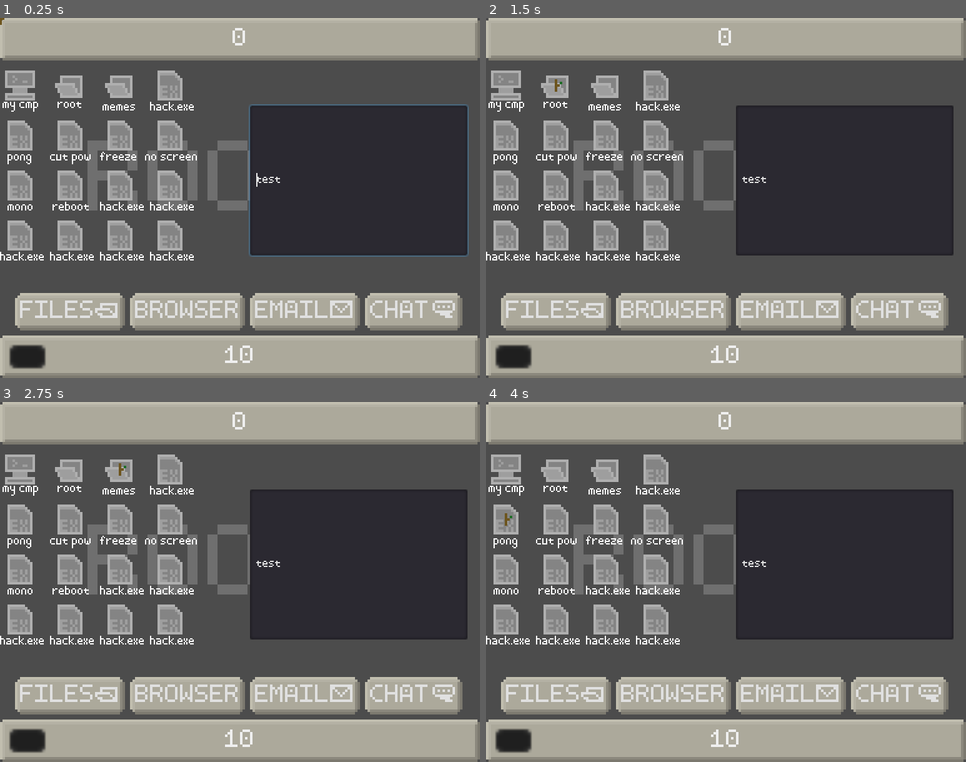
Above: before the commit, frames 1-4 (two rows, left to right).
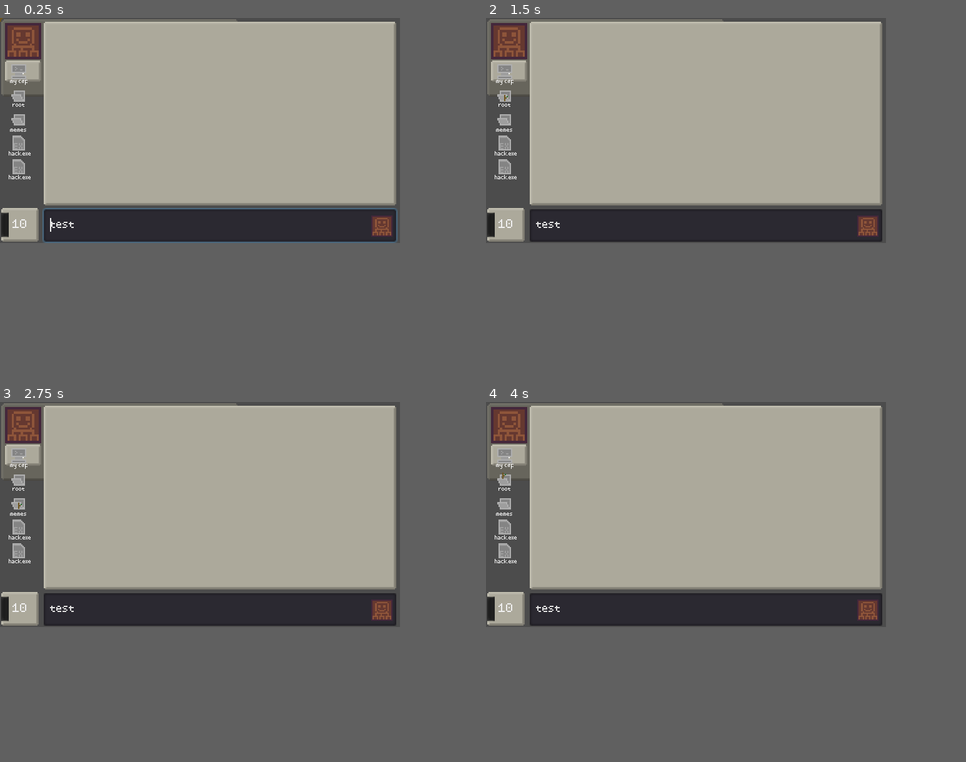
Above: after the commit, the same moments.

Repository: roushk/GlobalGameJam2023_Root
Game: Godot game, scene res://scenes/Computer.tscn
Two runs of this game, one before a commit and one after it. Both use one fixed random seed, a clock stepped at 60 frames per second and the inputs below.
Inputs (mouse positions are in pixels of both pictures, inside the frame that each line leads up to):
- Up to frame 1 (0.25 s): no input
- Up to frame 2 (1.5 s): click "my cmp" at 0.5 s; click "root" at 1.25 s
- Up to frame 3 (2.75 s): click "memes" at 2 s
- Up to frame 4 (4 s): click "hack.exe" at 2.75 s; click (505, 520) at 3.5 s, where only the run before the commit has a clickable "pong"
In our replay, the window is 768x576 before the commit and 640x360 after it. These sizes can differ from the game's own. Grey fills any space a smaller window leaves; there, only what the larger window draws over its background counts as a difference.

The runs differ from the first frame. In frame 1, 69% of the frame differs, in the area x 0-100%, y 0-100%; in frame 2, 69%; in frame 3, 69%; in frame 4, 69%.

Commit message:
Added Minigame.
Updated project for Terminal
Updated terminal
Updated rootfont

Diff:
--- a/RootTheme.tres
+++ b/RootTheme.tres
@@ -30,6 +30,14 @@
 Label/constants/shadow_offset_y = 1
 Label/fonts/font = ExtResource( 1 )
 Label/styles/normal = null
+LineEdit/colors/clear_button_color = Color( 0.88, 0.88, 0.88, 1 )
+LineEdit/colors/clear_button_color_pressed = Color( 1, 1, 1, 1 )
+LineEdit/colors/cursor_color = Color( 0.94, 0.94, 0.94, 1 )
+LineEdit/colors/font_color = Color( 0.88, 0.88, 0.88, 1 )
+LineEdit/colors/font_color_selected = Color( 0, 0, 0, 1 )
+LineEdit/colors/font_color_uneditable = Color( 0.88, 0.88, 0.88, 0.5 )
+LineEdit/colors/selection_color = Color( 0.49, 0.49, 0.49, 1 )
+LineEdit/icons/clear = null
 MarginContainer/constants/margin_bottom = 0
 MarginContainer/constants/margin_left = 0
 MarginContainer/constants/margin_right = 0
@@ -76,3 +84,4 @@
 TextEdit/styles/focus = null
 TextEdit/styles/normal = null
 TextEdit/styles/read_only = null
+VBoxContainer/constants/separation = -1
--- a/project.godot
+++ b/project.godot
@@ -16,8 +16,8 @@
 
 [display]
 
-window/size/width=192
-window/size/height=144
+window/size/width=320
+window/size/height=180
 window/size/test_width=1920
 window/size/test_height=1080
 window/stretch/mode="2d"
--- a/scenes/Computer.tscn
+++ b/scenes/Computer.tscn
@@ -1,12 +1,15 @@
-[gd_scene load_steps=8 format=2]
+[gd_scene load_steps=11 format=2]
 
 [ext_resource path="res://assets/import/UI/DesktopIcons/FolderIcon.png" type="Texture" id=1]
 [ext_resource path="res://assets/import/UI/DesktopIcons/ComputerIcon.png" type="Texture" id=2]
 [ext_resource path="res://assets/import/UI/DesktopIcons/FileIcon.png" type="Texture" id=3]
+[ext_resource path="res://assets/import/UI_Test.png" type="Texture" id=4]
 [ext_resource path="res://RootTheme.tres" type="Theme" id=5]
 [ext_resource path="res://assets/import/Mouse.png" type="Texture" id=6]
 [ext_resource path="res://scripts/Mouse.gd" type="Script" id=7]
+[ext_resource path="res://assets/import/UI/TanButton9Rect_Disabled.png" type="Texture" id=8]
 [ext_resource path="res://scenes/Terminal.tscn" type="PackedScene" id=9]
+[ext_resource path="res://scenes/Minigame.tscn" type="PackedScene" id=10]
 
 [node name="Node" type="Node"]
 pause_mode = 2
@@ -35,11 +38,11 @@
 modulate = Color( 1, 1, 1, 0.196078 )
 anchor_right = 1.0
 anchor_bottom = 1.0
-margin_left = 35.0
-margin_top = 45.0
-margin_right = -125.0
-margin_bottom = -89.0
-rect_scale = Vector2( 4, 4 )
+margin_left = 64.0
+margin_top = 64.0
+margin_right = -224.0
+margin_bottom = -105.0
+rect_scale = Vector2( 6, 6 )
 meta_underlined = false
 text = "ROOT:/"
 scroll_active = false
@@ -52,37 +55,62 @@
 "_edit_lock_": true
 }
 
-[node name="EnemyHealthUI" type="ProgressBar" parent="Root"]
-anchor_right = 1.0
-margin_bottom = 17.0
+[node name="EnemyPanel" type="NinePatchRect" parent="Root"]
+anchor_right = 0.7
+anchor_bottom = 0.4
+margin_right = -32.0
+margin_bottom = -8.0
+texture = ExtResource( 8 )
+patch_margin_left = 4
+patch_margin_top = 4
+patch_margin_right = 4
+patch_margin_bottom = 4
+
+[node name="EnemyHealthUI" type="ProgressBar" parent="Root/EnemyPanel"]
+anchor_right = 1.0
+margin_left = 4.0
+margin_top = 34.0
+margin_right = -159.0
+margin_bottom = 51.0
+
+[node name="TextureRect" type="TextureRect" parent="Root/EnemyPanel"]
+margin_left = 4.0
+margin_top = 4.0
+margin_right = 33.0
+margin_bottom = 33.0
+rect_pivot_offset = Vector2( 151, 92 )
+texture = ExtResource( 4 )
+expand = true
+
+[node name="RichTextLabel" type="RichTextLabel" parent="Root/EnemyPanel"]
+margin_left = 37.0
+margin_top = 3.0
+margin_right = 135.0
+margin_bottom = 50.0
+text = "I am sending over the PAYLOAD... uhh"
 
 [node name="PlayerHealthUI" type="ProgressBar" parent="Root"]
 anchor_right = 1.0
-margin_top = 127.0
-margin_bottom = 144.0
+margin_left = 1.0
+margin_top = 152.0
+margin_right = -289.0
+margin_bottom = 179.0
 value = 10.0
 
-[node name="DesktopRefRect" type="ReferenceRect" parent="Root"]
-anchor_right = 1.0
-anchor_bottom = 1.0
-margin_top = 19.0
-margin_bottom = -36.0
-__meta__ = {
-"_edit_lock_": true
-}
-
-[node name="DesktopIcons" type="GridContainer" parent="Root/DesktopRefRect"]
-anchor_right = 1.0
-anchor_bottom = 0.8
-margin_bottom = 3.2
-columns = 4
-
-[node name="MyComputer" type="TextureButton" parent="Root/DesktopRefRect/DesktopIcons"]
-margin_right = 16.0
-margin_bottom = 16.0
+[node name="VBoxContainer" type="VBoxContainer" parent="Root"]
+margin_left = 7.0
+margin_top = 35.0
+margin_right = 23.0
+margin_bottom = 122.0
+alignment = 2
+
+[node name="MyComputer" type="TextureButton" parent="Root/VBoxContainer"]
+margin_right = 16.0
+margin_bottom = 20.0
+rect_min_size = Vector2( 0, 20 )
 texture_normal = ExtResource( 2 )
 
-[node name="RichTextLabel" type="RichTextLabel" parent="Root/DesktopRefRect/DesktopIcons/MyComputer"]
+[node name="RichTextLabel" type="RichTextLabel" parent="Root/VBoxContainer/MyComputer"]
 anchor_right = 1.0
 anchor_bottom = 1.0
 margin_left = 1.0
@@ -93,13 +121,14 @@
 text = "my cmp"
 scroll_active = false
 
-[node name="root" type="TextureButton" parent="Root/DesktopRefRect/DesktopIcons"]
-margin_left = 20.0
-margin_right = 36.0
-margin_bottom = 16.0
+[node name="root" type="TextureButton" parent="Root/VBoxContainer"]
+margin_top = 19.0
+margin_right = 16.0
+margin_bottom = 39.0
+rect_min_size = Vector2( 0, 20 )
 texture_normal = ExtResource( 1 )
 
-[node name="RichTextLabel2" type="RichTextLabel" parent="Root/DesktopRefRect/DesktopIcons/root"]
+[node name="RichTextLabel2" type="RichTextLabel" parent="Root/VBoxContainer/root"]
 anchor_right = 1.0
 anchor_bottom = 1.0
 margin_left = 3.0
@@ -110,13 +139,14 @@
 text = "root"
 scroll_active = false
 
-[node name="memes" type="TextureButton" parent="Root/DesktopRefRect/DesktopIcons"]
-margin_left = 40.0
-margin_right = 56.0
-margin_bottom = 16.0
+[node name="memes" type="TextureButton" parent="Root/VBoxContainer"]
+margin_top = 38.0
+margin_right = 16.0
+margin_bottom = 58.0
+rect_min_size = Vector2( 0, 20 )
 texture_normal = ExtResource( 1 )
 
-[node name="RichTextLabel2" type="RichTextLabel" parent="Root/DesktopRefRect/DesktopIcons/memes"]
+[node name="RichTextLabel2" type="RichTextLabel" parent="Root/VBoxContainer/memes"]
 anchor_right = 1.0
 anchor_bottom = 1.0
 margin_left = 0.5
@@ -127,13 +157,14 @@
 text = "memes"
 scroll_active = false
 
-[node name="hackexe" type="TextureButton" parent="Root/DesktopRefRect/DesktopIcons"]
-margin_left = 60.0
-margin_right = 76.0
-margin_bottom = 16.0
+[node name="hackexe" type="TextureButton" parent="Root/VBoxContainer"]
+margin_top = 57.0
+margin_right = 16.0
+margin_bottom = 77.0
+rect_min_size = Vector2( 0, 20 )
 texture_normal = ExtResource( 3 )
 
-[node name="RichTextLabel3" type="RichTextLabel" parent="Root/DesktopRefRect/DesktopIcons/hackexe"]
+[node name="RichTextLabel3" type="RichTextLabel" parent="Root/VBoxContainer/hackexe"]
 anchor_right = 1.0
 anchor_bottom = 1.0
 margin_top = 14.0
@@ -143,274 +174,44 @@
 text = "hack.exe"
 scroll_active = false
 
-[node name="pong" type="TextureButton" parent="Root/DesktopRefRect/DesktopIcons"]
-margin_top = 20.0
-margin_right = 16.0
-margin_bottom = 36.0
+[node name="hackexe2" type="TextureButton" parent="Root/VBoxContainer"]
+margin_top = 76.0
+margin_right = 16.0
+margin_bottom = 96.0
+rect_min_size = Vector2( 0, 20 )
 texture_normal = ExtResource( 3 )
 
-[node name="RichTextLabel3" type="RichTextLabel" parent="Root/DesktopRefRect/DesktopIcons/pong"]
-anchor_right = 1.0
-anchor_bottom = 1.0
-margin_left = 3.0
-margin_top = 14.0
-margin_right = 23.0
-margin_bottom = 10.0
-rect_scale = Vector2( 0.5, 0.5 )
-text = "pong"
-scroll_active = false
-
-[node name="cutpow" type="TextureButton" parent="Root/DesktopRefRect/DesktopIcons"]
-margin_left = 20.0
-margin_top = 20.0
-margin_right = 36.0
-margin_bottom = 36.0
-texture_normal = ExtResource( 3 )
-
-[node name="RichTextLabel3" type="RichTextLabel" parent="Root/DesktopRefRect/DesktopIcons/cutpow"]
-anchor_right = 1.0
-anchor_bottom = 1.0
-margin_top = 14.0
-margin_right = 20.0
-margin_bottom = 18.0
-rect_scale = Vector2( 0.5, 0.5 )
-text = "cut pow"
-scroll_active = false
-
-[node name="freeze" type="TextureButton" parent="Root/DesktopRefRect/DesktopIcons"]
-margin_left = 40.0
-margin_top = 20.0
-margin_right = 56.0
-margin_bottom = 36.0
-texture_normal = ExtResource( 3 )
-
-[node name="RichTextLabel3" type="RichTextLabel" parent="Root/DesktopRefRect/DesktopIcons/freeze"]
+[node name="RichTextLabel3" type="RichTextLabel" parent="Root/VBoxContainer/hackexe2"]
 anchor_right = 1.0
 anchor_bottom = 1.0
 margin_top = 14.0
 margin_right = 20.0
 margin_bottom = 10.0
 rect_scale = Vector2( 0.5, 0.5 )
-text = "freeze"
-scroll_active = false
-
-[node name="closescreen" type="TextureButton" parent="Root/DesktopRefRect/DesktopIcons"]
-margin_left = 60.0
-margin_top = 20.0
-margin_right = 76.0
-margin_bottom = 36.0
-texture_normal = ExtResource( 3 )
-
-[node name="RichTextLabel3" type="RichTextLabel" parent="Root/DesktopRefRect/DesktopIcons/closescreen"]
-anchor_right = 1.0
-anchor_bottom = 1.0
-margin_left = -2.0
-margin_top = 14.0
-margin_right = 26.0
-margin_bottom = 10.0
-rect_scale = Vector2( 0.5, 0.5 )
-text = "no screen"
-scroll_active = false
-
-[node name="mono" type="TextureButton" parent="Root/DesktopRefRect/DesktopIcons"]
-margin_top = 40.0
-margin_right = 16.0
-margin_bottom = 56.0
-texture_normal = ExtResource( 3 )
-
-[node name="RichTextLabel3" type="RichTextLabel" parent="Root/DesktopRefRect/DesktopIcons/mono"]
-anchor_right = 1.0
-anchor_bottom = 1.0
-margin_left = 3.0
-margin_top = 14.0
-margin_right = 23.0
-margin_bottom = 10.0
-rect_scale = Vector2( 0.5, 0.5 )
-text = "mono"
-scroll_active = false
-
-[node name="File11" type="TextureButton" parent="Root/DesktopRefRect/DesktopIcons"]
-margin_left = 20.0
-margin_top = 40.0
-margin_right = 36.0
-margin_bottom = 56.0
-texture_normal = ExtResource( 3 )
-
-[node name="RichTextLabel3" type="RichTextLabel" parent="Root/DesktopRefRect/DesktopIcons/File11"]
-anchor_right = 1.0
-anchor_bottom = 1.0
-margin_left = 1.0
-margin_top = 14.0
-margin_right = 21.0
-margin_bottom = 10.0
-rect_scale = Vector2( 0.5, 0.5 )
-text = "reboot"
-scroll_active = false
-
-[node name="File12" type="TextureButton" parent="Root/DesktopRefRect/DesktopIcons"]
-margin_left = 40.0
-margin_top = 40.0
-margin_right = 56.0
-margin_bottom = 56.0
-texture_normal = ExtResource( 3 )
-
-[node name="RichTextLabel3" type="RichTextLabel" parent="Root/DesktopRefRect/DesktopIcons/File12"]
-anchor_right = 1.0
-anchor_bottom = 1.0
-margin_top = 14.0
-margin_right = 20.0
-margin_bottom = 10.0
-rect_scale = Vector2( 0.5, 0.5 )
 text = "hack.exe"
 scroll_active = false
 
-[node name="File13" type="TextureButton" parent="Root/DesktopRefRect/DesktopIcons"]
-margin_left = 60.0
-margin_top = 40.0
-margin_right = 76.0
-margin_bottom = 56.0
-texture_normal = ExtResource( 3 )
-
-[node name="RichTextLabel3" type="RichTextLabel" parent="Root/DesktopRefRect/DesktopIcons/File13"]
-anchor_right = 1.0
-anchor_bottom = 1.0
-margin_top = 14.0
-margin_right = 20.0
-margin_bottom = 10.0
-rect_scale = Vector2( 0.5, 0.5 )
-text = "hack.exe"
-scroll_active = false
-
-[node name="File14" type="TextureButton" parent="Root/DesktopRefRect/DesktopIcons"]
-margin_top = 60.0
-margin_right = 16.0
-margin_bottom = 76.0
-texture_normal = ExtResource( 3 )
-
-[node name="RichTextLabel3" type="RichTextLabel" parent="Root/DesktopRefRect/DesktopIcons/File14"]
-anchor_right = 1.0
-anchor_bottom = 1.0
-margin_top = 14.0
-margin_right = 20.0
-margin_bottom = 10.0
-rect_scale = Vector2( 0.5, 0.5 )
-text = "hack.exe"
-scroll_active = false
-
-[node name="File15" type="TextureButton" parent="Root/DesktopRefRect/DesktopIcons"]
-margin_left = 20.0
-margin_top = 60.0
-margin_right = 36.0
-margin_bottom = 76.0
-texture_normal = ExtResource( 3 )
-
-[node name="RichTextLabel3" type="RichTextLabel" parent="Root/DesktopRefRect/DesktopIcons/File15"]
-anchor_right = 1.0
-anchor_bottom = 1.0
-margin_top = 14.0
-margin_right = 20.0
-margin_bottom = 10.0
-rect_scale = Vector2( 0.5, 0.5 )
-text = "hack.exe"
-scroll_active = false
-
-[node name="File16" type="TextureButton" parent="Root/DesktopRefRect/DesktopIcons"]
-margin_left = 40.0
-margin_top = 60.0
-margin_right = 56.0
-margin_bottom = 76.0
-texture_normal = ExtResource( 3 )
-
-[node name="RichTextLabel3" type="RichTextLabel" parent="Root/DesktopRefRect/DesktopIcons/File16"]
-anchor_right = 1.0
-anchor_bottom = 1.0
-margin_top = 14.0
-margin_right = 20.0
-margin_bottom = 10.0
-rect_scale = Vector2( 0.5, 0.5 )
-text = "hack.exe"
-scroll_active = false
-
-[node name="File17" type="TextureButton" parent="Root/DesktopRefRect/DesktopIcons"]
-margin_left = 60.0
-margin_top = 60.0
-margin_right = 76.0
-margin_bottom = 76.0
-texture_normal = ExtResource( 3 )
-
-[node name="RichTextLabel3" type="RichTextLabel" parent="Root/DesktopRefRect/DesktopIcons/File17"]
-anchor_right = 1.0
-anchor_bottom = 1.0
-margin_top = 14.0
-margin_right = 20.0
-margin_bottom = 10.0
-rect_scale = Vector2( 0.5, 0.5 )
-text = "hack.exe"
-scroll_active = false
-
-[node name="MarginContainer" type="MarginContainer" parent="Root/DesktopRefRect/DesktopIcons"]
-margin_top = 80.0
-margin_right = 16.0
-margin_bottom = 80.0
-
-[node name="ComputerTaskbar" type="HBoxContainer" parent="Root/DesktopRefRect"]
-pause_mode = 2
-anchor_top = 1.0
-anchor_right = 1.0
-anchor_bottom = 1.0
-margin_top = 1.0
-margin_bottom = 18.0
-theme = ExtResource( 5 )
-alignment = 1
-
-[node name="FilesButton" type="Button" parent="Root/DesktopRefRect/ComputerTaskbar"]
-margin_left = 5.0
-margin_right = 51.0
-margin_bottom = 17.0
-grow_horizontal = 0
-grow_vertical = 0
-rect_min_size = Vector2( 6, 16 )
-text = "FILESÀ"
-align = 0
-
-[node name="BrowserButton" type="Button" parent="Root/DesktopRefRect/ComputerTaskbar"]
-margin_left = 51.0
-margin_right = 99.0
-margin_bottom = 17.0
-grow_horizontal = 0
-grow_vertical = 0
-rect_min_size = Vector2( 6, 16 )
-text = "BROWSER"
-align = 0
-
-[node name="EmailButton" type="Button" parent="Root/DesktopRefRect/ComputerTaskbar"]
-margin_left = 99.0
-margin_right = 145.0
-margin_bottom = 17.0
-grow_horizontal = 0
-grow_vertical = 0
-rect_min_size = Vector2( 6, 16 )
-text = "EMAILÂ"
-align = 0
-
-[node name="ChatButton" type="Button" parent="Root/DesktopRefRect/ComputerTaskbar"]
-margin_left = 145.0
-margin_right = 186.0
-margin_bottom = 17.0
-grow_horizontal = 0
-grow_vertical = 0
-rect_min_size = Vector2( 6, 16 )
-text = "CHATÁ"
-align = 0
+[node name="Terminal" parent="." instance=ExtResource( 9 )]
+margin_left = 35.0
+margin_top = 153.0
+margin_right = -3.0
+margin_bottom = -1.0
+
+[node name="MiniGame" parent="." instance=ExtResource( 10 )]
+margin_left = 34.0
+margin_top = 2.0
+margin_right = -2.0
+margin_bottom = -29.0
+
+[node name="Rooty" type="TextureRect" parent="."]
+margin_left = 297.0
+margin_top = 158.0
+margin_right = 314.0
+margin_bottom = 175.0
+texture = ExtResource( 4 )
+expand = true
 
 [node name="Mouse" type="Sprite" parent="."]
 position = Vector2( -10, 7 )
 texture = ExtResource( 6 )
 script = ExtResource( 7 )
-
-[node name="Terminal" parent="." instance=ExtResource( 9 )]
-margin_left = 100.0
-margin_top = 35.0
-margin_right = 82.0
-margin_bottom = 11.0
-rect_scale = Vector2( 0.5, 0.5 )
--- /dev/null
+++ b/scenes/Minigame.tscn
@@ -0,0 +1,15 @@
+[gd_scene load_steps=2 format=2]
+
+[ext_resource path="res://assets/import/UI/TanWindow9Rect.png" type="Texture" id=1]
+
+[node name="MiniGame" type="NinePatchRect"]
+anchor_right = 1.0
+anchor_bottom = 1.0
+margin_right = -120.0
+margin_bottom = -60.0
+rect_min_size = Vector2( 250, 148 )
+texture = ExtResource( 1 )
+patch_margin_left = 4
+patch_margin_top = 4
+patch_margin_right = 4
+patch_margin_bottom = 4
--- a/scenes/Terminal.tscn
+++ b/scenes/Terminal.tscn
@@ -15,7 +15,6 @@
 text = "test"
 context_menu_enabled = false
 caret_blink = true
-caret_blink_speed = 0.5
 script = ExtResource( 1 )
 
 [node name="KeypressSoundEmitter" type="AudioStreamPlayer" parent="."]
Binary file changed: assets/import/Font/rootfont.ttf
